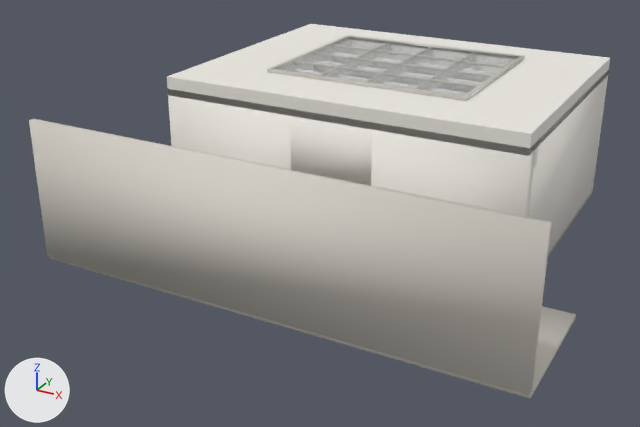
What one commit did to the Blender file assets/architecture/museum-open-hall/model.blend.
Both versions are drawn from a 50 mm lens placed at (24.5, -56.1, 25.7), pointed at (-1.7, -8.4, 1.9). The axes (+X, +Y, +Z) are drawn at lower left. The lights are the same throughout. The picture after the commit comes second.

The first picture shows 'Ceiling', 'Skylight_Frame', 'Skylight_Glass', 'Studio_Exterior_Court', 'Wall_Entrance', 'Wall_Right' and 2 more.
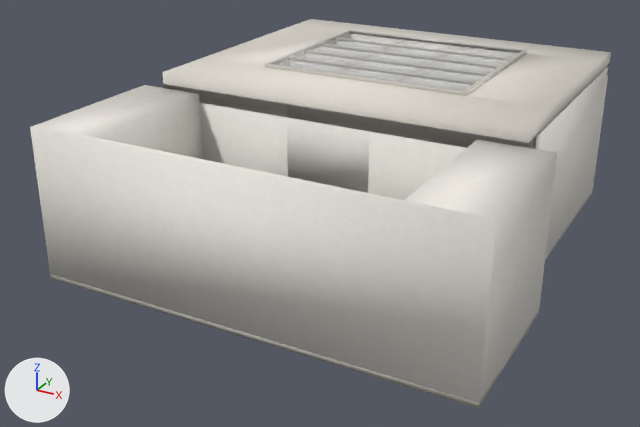
Location of each change, (x1, y1, x2, y2) in pixels of the pictures (640 x 427 px; the box of a moved part takes in the faces that stretch with it):
'Studio_Exterior_Court', reshaped (14% taller): before (29, 119, 576, 399); after (30, 85, 557, 403)
'Ceiling', reshaped: before (167, 24, 610, 156); after (162, 19, 611, 149)
'Wall_Entrance', reshaped: before (168, 89, 536, 217); after (163, 84, 537, 200)
'Skylight_Frame', reshaped: before (267, 35, 525, 101); after (264, 30, 527, 96)
'Studio_Foyer_Floor', added: after (50, 274, 539, 408)
part 3 of me_skylight_frame, moved or reshaped: before (374, 50, 414, 56); after (336, 38, 511, 60)
part 4 of me_skylight_frame, moved or reshaped: before (356, 58, 399, 64); after (321, 44, 499, 68)
part 5 of me_skylight_frame, moved or reshaped: before (400, 63, 444, 70); after (305, 50, 487, 76)
part 6 of me_skylight_frame, moved or reshaped: before (338, 66, 382, 73); after (288, 57, 476, 84)
part 7 of me_skylight_frame, rebuilt: before (267, 35, 525, 101); after (264, 30, 527, 96)
part 8 of me_skylight_frame, deleted: before (294, 42, 506, 89)

What changed in the scene script:
```text
Change me_wall_entrance:
    used by ob_wall_entrance; parent = ob_architecture; location = (0.0, 0.0, 0.0)
    remove me_wall_entrance.from_pydata(...)  # 88 vertices, 96 faces; spans x -12.4..12.4, y -10.2..-9.0, z 0.0..9.4
    add me_wall_entrance.from_pydata(...)  # 240 vertices, 264 faces; spans x -12.4..12.4, y -10.6..-9.0, z 0.0..9.9
    me_wall_entrance part 1: 72 vertices removed from x -12.4..12.4, y -10.2..-9.0, z 0.0..9.4; 72 vertices added at x -12.4..12.4, y -10.6..-9.0, z 0.0..9.9
    other edits to the shape of me_wall_entrance do not show in these pictures
Change me_ceiling:
    used by ob_ceiling; parent = ob_architecture; location = (0.0, 0.0, 0.0)
    remove me_ceiling.from_pydata(...)  # 68 vertices, 80 faces; spans x -12.4..12.4, y -10.2..9.4, z 9.0..10.3
    add me_ceiling.from_pydata(...)  # 172 vertices, 208 faces; spans x -12.4..12.4, y -10.6..9.4, z 9.0..10.7
    me_ceiling part 2: 66 vertices removed from x -12.4..12.4, y -10.2..9.4, z 9.0..10.3; 82 vertices added at x -12.4..12.4, y -10.6..9.4, z 9.0..10.7
    other edits to the shape of me_ceiling do not show in these pictures
Change me_skylight_frame:
    used by ob_skylight_frame; parent = ob_skylight; location = (0.0, 0.0, 0.0)
    remove me_skylight_frame.from_pydata(...)  # 448 vertices, 494 faces; spans x -7.1..7.1, y -6.0..6.0, z 10.28..10.52
    add me_skylight_frame.from_pydata(...)  # 264 vertices, 268 faces; spans x -7.16..7.16, y -6.26..6.26, z 10.68..10.9
    me_skylight_frame part 3: the loose piece of 24 vertices spanning x -3.36..-0.04, y 2.81..2.89, z 10.28..10.44 is scaled about its middle by (4.16, 0.734, 0.877), then moved by (1.7, 0.69, 0.39)
    me_skylight_frame part 4: the loose piece of 24 vertices spanning x -3.36..-0.04, y -0.04..0.04, z 10.28..10.44 is scaled about its middle by (4.16, 0.734, 0.877), then moved by (1.7, 1.18, 0.39)
    me_skylight_frame part 5: the loose piece of 24 vertices spanning x 0.04..3.36, y -0.04..0.04, z 10.28..10.44 is scaled about its middle by (4.16, 0.734, 0.877), then moved by (-1.7, -1.18, 0.39)
    me_skylight_frame part 6: the loose piece of 24 vertices spanning x -3.36..-0.04, y -2.89..-2.81, z 10.28..10.44 is scaled about its middle by (4.16, 0.734, 0.877), then moved by (1.7, -0.69, 0.39)
    me_skylight_frame part 7: the loose piece of 88 vertices spanning x -7.1..7.1, y -6.0..6.0, z 10.28..10.52 is rebuilt with 88 vertices and now spans x -7.16..7.16, y -6.26..6.26, z 10.68..10.9
    me_skylight_frame part 8: 11 loose pieces with 264 vertices, spanning x -6.84..6.84, y -5.74..5.74, z 10.28..10.44, are deleted
    other edits to the shape of me_skylight_frame do not show in these pictures
Change me_studio_exterior_court:
    remove me_studio_exterior_court.from_pydata(...)  # 16 vertices, 12 faces; spans x -16.0..16.0, y -19.2..-10.2, z -0.3..9.2
    remove me_studio_exterior_court.materials.append(mat_studio_mat_court)  # light grey #ddd8cf
    add me_studio_exterior_court.from_pydata(...)  # 20 vertices, 18 faces; spans x -14.0..14.0, y -21.0..-10.6, z 0.0..9.6
    me_studio_exterior_court part 9: the whole mesh is rebuilt
    add me_studio_exterior_court.materials.append(mat_mat_wall_plaster)
Add ob_studio_foyer_floor:
    ob_studio_foyer_floor = bpy.data.objects.new('Studio_Foyer_Floor', me_studio_foyer_floor)  # a box spanning x -14.0..14.0, y -21.0..-10.6, z -0.3..0.0
    ob_studio_foyer_floor.location = (0.0, 0.0, 0.0)
```
